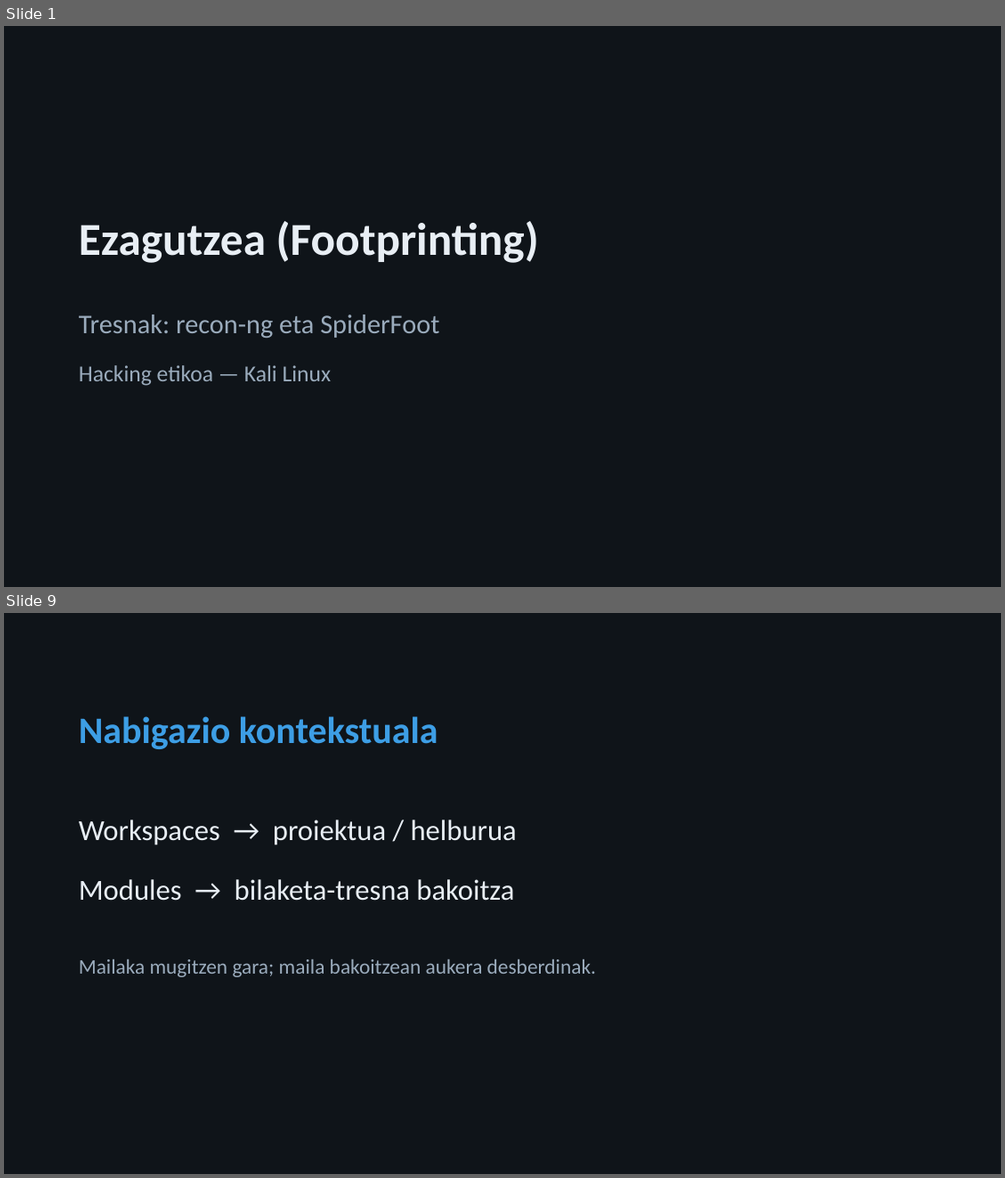
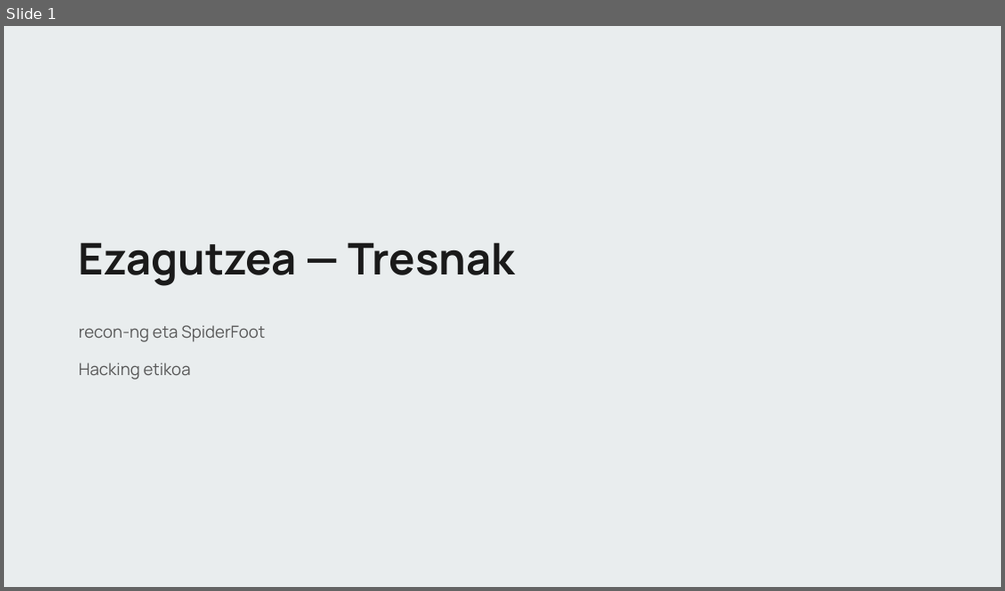
Before and after one commit to jazkune-izarraitz/Garapen2627, a slide deck: he-ezagutzea/HE-2-recon-ng-spiderfoot-aurkezpena.pptx. Shown one above the other, each under a label of ours: slides 1 and 9 before the commit, slide 1 after it; the slides between them are not shown. The pictures are 1005x1178 and 1005x591 pixels, drawn with LibreOffice and Linux fonts; fonts in the diff are those of the drawing. Boxes give left, top, right and bottom in pixels: in the first picture for what was removed or moved away, otherwise in the second. Text is boxed around its words. In the diff, an @@ line names an element or a change of style, - is before the commit and + after.

```diff
--- a/he-ezagutzea/HE-2-recon-ng-spiderfoot-aurkezpena.pptx
+++ b/he-ezagutzea/HE-2-recon-ng-spiderfoot-aurkezpena.pptx
@@ slide 9 removed at (4, 613, 1001, 1174), background #0F1419 @@
@@ text removed at (79, 716, 438, 749) @@
-Nabigazio kontekstuala
@@ text removed at (79, 819, 517, 845) @@
-Workspaces → proiektua / helburua
@@ text removed at (79, 879, 514, 900) @@
-Modules → bilaketa-tresna bakoitza
@@ text removed at (79, 959, 596, 977) @@
-Mailaka mugitzen gara; maila bakoitzean aukera desberdinak.
@@ slide 1 changed as well @@
@@ background #0F1419 to #E9EDEE @@
@@ text at (79, 242, 516, 286): text changed; size 44 to 42 pt; font Calibri to Manrope; text colour #E8EEF4 to #1A1A1A @@
-Ezagutzea (Footprinting)
+Ezagutzea — Tresnak
@@ text at (79, 325, 265, 342): text changed; size 26 to 16 pt; font Calibri to Manrope; text colour #9AABBC to #595959 @@
-Tresnak: recon-ng eta SpiderFoot
+recon-ng eta SpiderFoot
@@ text at (79, 362, 191, 379): text changed; size 22 to 16 pt; font Calibri to Manrope; text colour #9AABBC to #595959 @@
-Hacking etikoa — Kali Linux
+Hacking etikoa
```
Also in this commit, not shown: 1 other slide changed, 18 slides added, 21 other slides removed, 11 other files.
